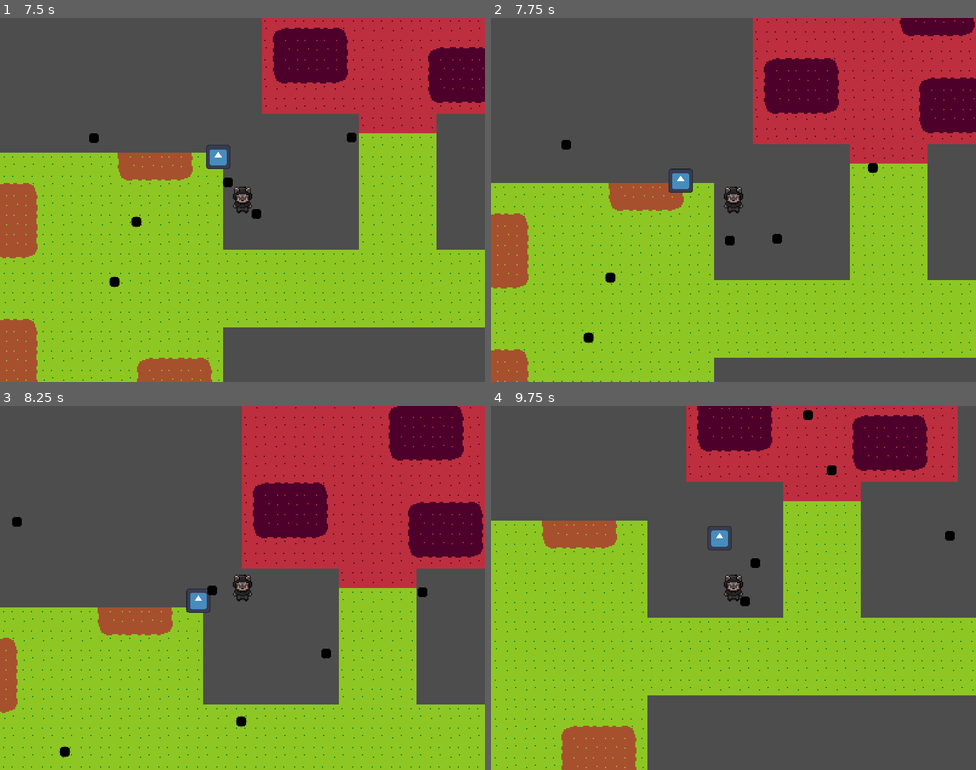
Above: before the commit, frames 1-4 (two rows, left to right).
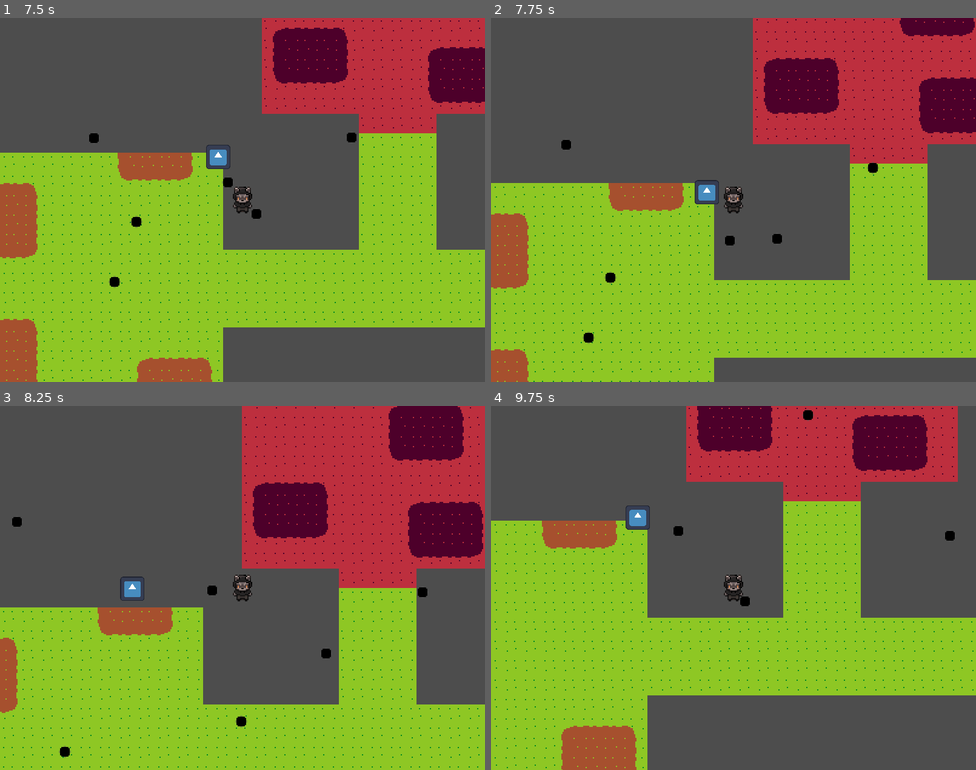
Above: after the commit, the same moments.

Repository: ygda-org/stock-strikers
Game: Godot game, scene res://main/startup_scene.tscn
The game is run twice, just before and just after one commit, with the same random seed, the same clock (stepped at 60 frames per second) and the same inputs. The engine's default icon, where the game draws it, is replaced by a stand-in: a white triangle on a blue panel in a dark square.
Inputs (mouse positions are in pixels of both pictures, inside the frame that each line leads up to):
- Up to frame 1 (7.5 s): tap Enter (ui_accept) at 0.5, 0.77, 1.25, 1.52, 2.75, 3.02, 3.77, 5.27, 6.77 s; move the mouse to (349, 181) at 0.52 s; hold D (move_right) 0.53-1.28 s; click (349, 181) at 0.6 s; move the mouse to (145, 218) at 1.27 s; hold S (move_down) 1.28-2.03 s; click (145, 218) at 1.35 s; move the mouse to (291, 119) at 2.02 s; hold D (move_right) 2.03-2.78 s; click (291, 119) at 2.1 s; move the mouse to (218, 272) at 2.77 s; hold W (move_up) 2.78-3.53 s; click (218, 272) at 2.85 s; move the mouse to (388, 254) at 3.52 s; hold A (move_left) 3.53-4.25 s; click (388, 254) at 3.6 s; click "Start Game" at 4.25 s; move the mouse to (97, 145) at 5.02 s; hold A (move_left) 5.03-5.78 s; click (97, 145) at 5.1 s; move the mouse to (266, 200) at 5.77 s; hold S (move_down) 5.78-6.53 s; click (266, 200) at 5.85 s; move the mouse to (169, 109) at 6.52 s; hold D (move_right) 6.53-7.28 s; click (169, 109) at 6.6 s; move the mouse to (349, 181) at 7.27 s; hold W (move_up) from 7.28 s (still down); click (349, 181) at 7.35 s
- Up to frame 2 (7.75 s): keep holding W (move_up); tap Enter (ui_accept) at 7.52 s
- Up to frame 3 (8.25 s): move the mouse to (145, 606) at 8.02 s; release W (move_up) at 8.03 s; hold D (move_right) from 8.03 s (still down); click (145, 606) at 8.1 s
- Up to frame 4 (9.75 s): tap Enter (ui_accept) at 8.27 s; move the mouse to (782, 507) at 8.77 s; release D (move_right) at 8.78 s; hold S (move_down) 8.78-9.53 s; click (782, 507) at 8.85 s; move the mouse to (709, 660) at 9.52 s; hold A (move_left) from 9.53 s (still down); click (709, 660) at 9.6 s

Frame 1 is identical in both runs. In frame 2, 0.5% of the frame differs, in the area x 36-47%, y 41-52%; in frame 3, 0.4%; in frame 4, 0.6%, in the area x 27-72%, y 16-45%.

Commit message:
fixed kb a bit
look i did it

Diff:
--- a/enemies/piggy_bank.gd
+++ b/enemies/piggy_bank.gd
@@ -3,7 +3,7 @@
 const BULLET = preload("uid://ckwbgunr68qm")
 @export var pig_speed: int
 @export var bullet_speed: int
-@export var kb_decel: int
+@export var kb_decel: float
 @onready var timer: Timer = $Timer
 @onready var animated_sprite_2d: AnimatedSprite2D = $Anim
 @onready var marker: Marker2D = $Marker2D
@@ -20,13 +20,13 @@
 		var distance = GameState.player.global_position - global_position
 		velocity = distance.normalized() * pig_speed
 	if is_knockback:
-		velocity -= (-1*velocity).normalized() * kb_decel * delta
-		is_knockback = velocity.length()>-1 and velocity.length()<1
+		velocity = lerp(velocity, Vector2.ZERO, kb_decel * delta)
+		is_knockback = !(velocity.length()>-10 and velocity.length()<10)
 	for i in get_slide_collision_count():
 		var collision = get_slide_collision(i)
 		var body = collision.get_collider()
 		if body.is_in_group("Player"):
-			knockback(1000)
+			knockback(300)
 	move_and_slide()
 
 
--- a/enemies/piggy_bank.tscn
+++ b/enemies/piggy_bank.tscn
@@ -22,6 +22,7 @@
 script = ExtResource("1_2331h")
 pig_speed = 50
 bullet_speed = 100
+kb_decel = 4.0
 
 [node name="Anim" type="AnimatedSprite2D" parent="." unique_id=1990987845]
 scale = Vector2(0.15624999, 0.15624999)
